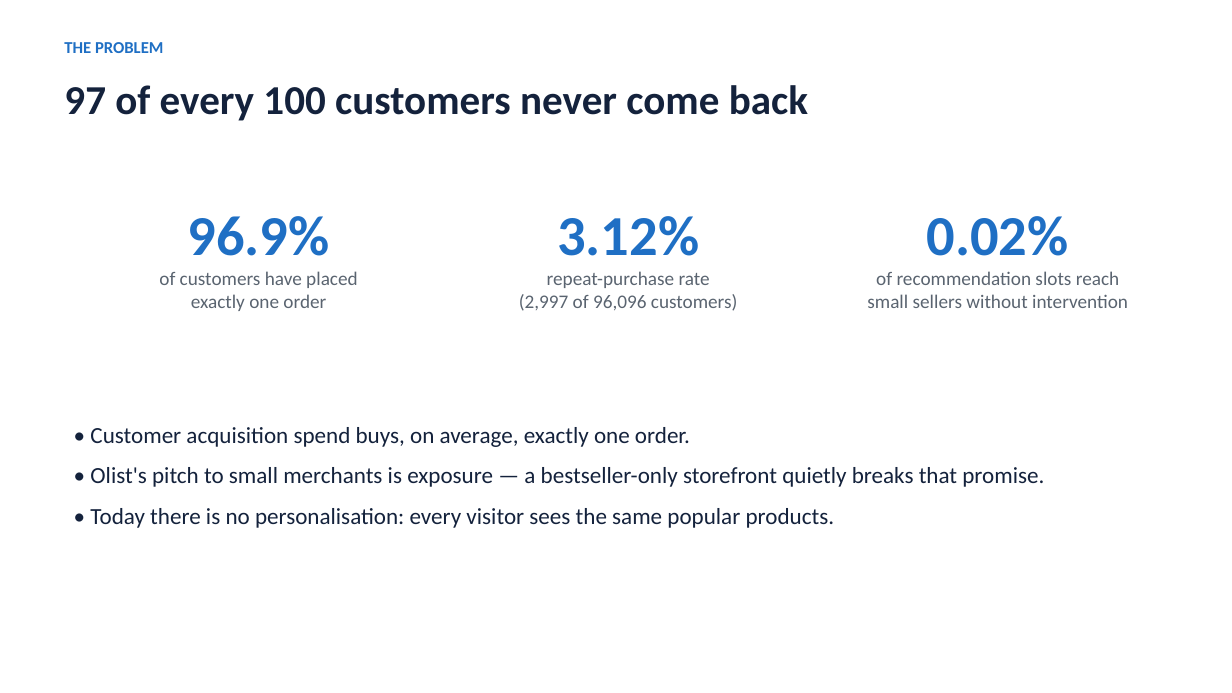
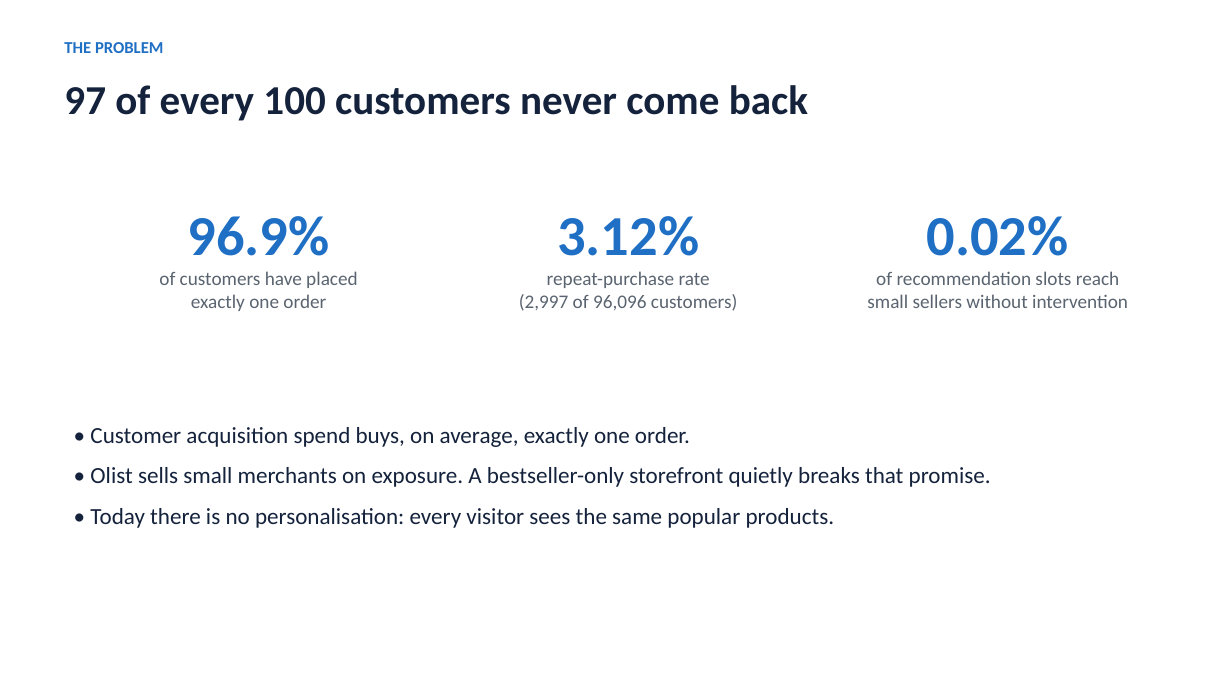
Before and after one commit to jmonzada/ecommerce-recommender-capstone, a slide deck: slide 2 of presentations/business_deck.pptx. Drawn at 1232x693 pixels with LibreOffice and Linux fonts; fonts in the diff are those of the drawing. Boxes give left, top, right and bottom in pixels: in the first picture for what was removed or moved away, otherwise in the second. Text is boxed around its words. In the diff, an @@ line names an element or a change of style, - is before the commit and + after.

Commit message:
docs: humanize submission prose (dash-free, de-AI'd) + portable technical deck PDF
Report, README, docs, and both decks rewritten to read naturally and carry
zero em/en dashes or arrow glyphs. An adversarial per-document check confirmed
humanization changed only wording: every number, CI, metric, figure reference,
and claim is preserved (verified against the pre-humanization version). Adds
presentations/technical_deck.pdf (portable, one landscape page per slide) so
the technical deck is viewable without a browser. 38 tests pass; lint clean.

```diff
--- a/presentations/business_deck.pptx
+++ b/presentations/business_deck.pptx
@@ text at [90,467,991,487]: text changed @@
-• Olist's pitch to small merchants is exposure — a bestseller-only storefront quietly breaks that promise.
+• Olist sells small merchants on exposure. A bestseller-only storefront quietly breaks that promise.
```
Also in this commit, not shown: 7 other slides changed, 9 other files.
